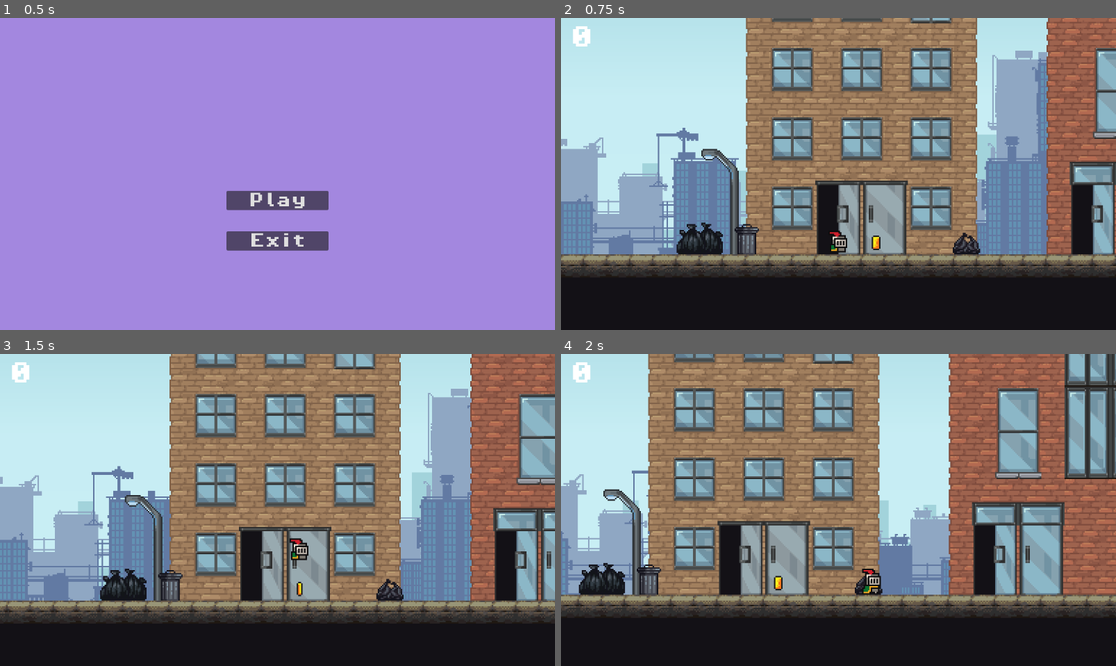
Above: before the commit, frames 1-4 (two rows, left to right).
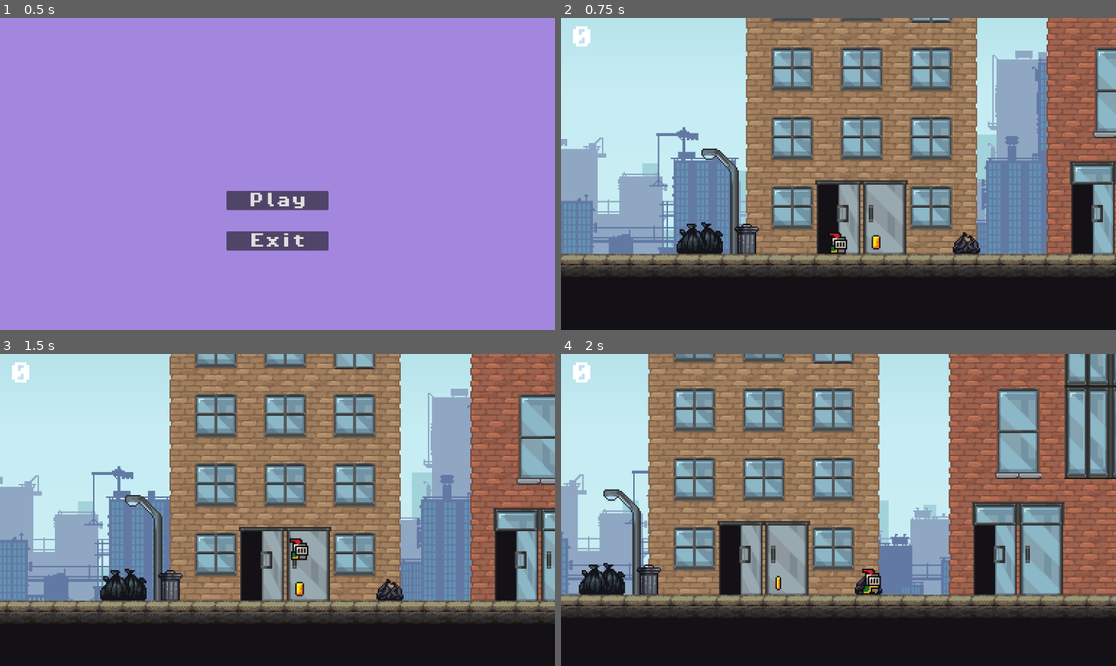
Above: after the commit, the same moments.

Repository: naziae23/brackeys-game-jam-2026
Game: Godot game, scene res://scenes/main.tscn
The game is run twice, just before and just after one commit, with the same random seed, the same clock (stepped at 60 frames per second) and the same inputs. Before the commit the project starts from res://scenes/menus/main_menu.tscn.
Inputs:
- Up to frame 1 (0.5 s): no input
- Up to frame 2 (0.75 s): click "Play" at 0.5 s
- Up to frame 3 (1.5 s): hold D (move_right) from 1.28 s (still down); tap Space (dash) at 1.35 s
- Up to frame 4 (2 s): keep holding D (move_right); tap W (move_up) at 1.52 s

Frame 1 is identical in both runs. In frame 2, 4.5% of the frame differs, in the area x 0-100%, y 0-81%; in frame 3, less than 0.1%; in frame 4, less than 0.1%.

Commit message:
rehauled scene switching

Diff:
--- /dev/null
+++ b/main.gd
@@ -0,0 +1,37 @@
+extends Node
+
+@onready var current_scene = $MainMenu
+
+# Called when the node enters the scene tree for the first time.
+func _ready() -> void:
+	current_scene.scene_changed.connect(handle_scene_changed)
+
+func handle_scene_changed(current_scene_name: String, context: String) -> void:
+	var next_scene
+	print(context)
+	match current_scene_name:
+		"MainMenu":
+			next_scene = load("res://scenes/levels/level_1.tscn")
+		"WinScreen":
+			match context:
+				"Retry":
+					next_scene = load("res://scenes/levels/level_1.tscn")
+				"NextDay":
+					next_scene = load("res://scenes/levels/level_1.tscn")
+				"MainMenu":
+					next_scene = load("res://scenes/menus/main_menu.tscn")
+		"Level_1":
+			next_scene = load("res://scenes/menus/win_screen.tscn")
+		_:
+			return
+
+	var next_scene_instance = next_scene.instantiate()
+	add_child(next_scene_instance)
+	current_scene.queue_free()
+	current_scene = next_scene_instance
+	if current_scene.has_signal("scene_changed"):
+		current_scene.scene_changed.connect(handle_scene_changed)
+
+# Called every frame. 'delta' is the elapsed time since the previous frame.
+func _process(delta: float) -> void:
+	pass
--- a/project.godot
+++ b/project.godot
@@ -11,7 +11,7 @@
 [application]
 
 config/name="brackeys-game-jam-2026"
-run/main_scene="uid://b1wcsssn1np25"
+run/main_scene="uid://bwtq2y5swny22"
 config/features=PackedStringArray("4.6", "Forward Plus")
 <<<<<<<HEADrun/main_scene="uid://dt2c1k33w5wp3"
 
--- a/scenes/game.tscn
+++ b/scenes/levels/level_1.tscn
@@ -1,20 +1,21 @@
 [gd_scene format=3 uid="uid://uj6htxe4wcmk"]
 
-[ext_resource type="Script" uid="uid://cis8xavab7r8" path="res://scripts/game_manager.gd" id="1_gee14"]
-[ext_resource type="PackedScene" uid="uid://d007ki7cbs4mf" path="res://scenes/player.tscn" id="1_uwrxv"]
-[ext_resource type="PackedScene" uid="uid://bngb7q7nsk2f6" path="res://scenes/hud.tscn" id="2_kvpfn"]
-[ext_resource type="Texture2D" uid="uid://dwmcsrsxp4kx7" path="res://assets/GandalfHardcore City Tiles/Building Tiles 32x32.png" id="3_gee14"]
-[ext_resource type="Texture2D" uid="uid://cg1ah6ptyo2dj" path="res://assets/GandalfHardcore City Tiles/Decoration 32x32.png" id="4_0tnpc"]
-[ext_resource type="PackedScene" uid="uid://c3dvbeh2vg01w" path="res://scenes/killzone.tscn" id="5_iywne"]
-[ext_resource type="Texture2D" uid="uid://d2bd0wk0alcwn" path="res://assets/GandalfHardcore City Tiles/GandalfHardcore city tiles 32x32.png" id="5_vtaks"]
-[ext_resource type="Texture2D" uid="uid://b7usdwrfmrr5q" path="res://assets/GandalfHardcore City Tiles/City background sky.png" id="8_kvpfn"]
-[ext_resource type="PackedScene" uid="uid://dox5e8j2gni4j" path="res://scenes/collectable.tscn" id="9_0tnpc"]
-[ext_resource type="Texture2D" uid="uid://bkh7c3551ggjy" path="res://assets/GandalfHardcore City Tiles/City background layer1.png" id="9_dinhu"]
-[ext_resource type="Texture2D" uid="uid://04qdd4w0pimh" path="res://assets/GandalfHardcore City Tiles/City background layer2.png" id="10_kvuet"]
-[ext_resource type="PackedScene" uid="uid://c4sctf2tdbm14" path="res://scenes/winzone.tscn" id="12_kvuet"]
+[ext_resource type="Script" uid="uid://cis8xavab7r8" path="res://scripts/level_manager.gd" id="1_aerfg"]
+[ext_resource type="Script" uid="uid://ddxhbnmfbqnwn" path="res://scripts/level.gd" id="1_nmsli"]
+[ext_resource type="PackedScene" uid="uid://bngb7q7nsk2f6" path="res://scenes/hud.tscn" id="2_nmsli"]
+[ext_resource type="Texture2D" uid="uid://dwmcsrsxp4kx7" path="res://assets/GandalfHardcore City Tiles/Building Tiles 32x32.png" id="3_betor"]
+[ext_resource type="Texture2D" uid="uid://cg1ah6ptyo2dj" path="res://assets/GandalfHardcore City Tiles/Decoration 32x32.png" id="4_vjtdm"]
+[ext_resource type="Texture2D" uid="uid://d2bd0wk0alcwn" path="res://assets/GandalfHardcore City Tiles/GandalfHardcore city tiles 32x32.png" id="5_bgw3c"]
+[ext_resource type="PackedScene" uid="uid://d007ki7cbs4mf" path="res://scenes/player.tscn" id="6_lrvbd"]
+[ext_resource type="Texture2D" uid="uid://b7usdwrfmrr5q" path="res://assets/GandalfHardcore City Tiles/City background sky.png" id="7_oqlok"]
+[ext_resource type="Texture2D" uid="uid://bkh7c3551ggjy" path="res://assets/GandalfHardcore City Tiles/City background layer1.png" id="8_7nvrk"]
+[ext_resource type="Texture2D" uid="uid://04qdd4w0pimh" path="res://assets/GandalfHardcore City Tiles/City background layer2.png" id="9_jkxa6"]
+[ext_resource type="PackedScene" uid="uid://c3dvbeh2vg01w" path="res://scenes/killzone.tscn" id="10_w75he"]
+[ext_resource type="PackedScene" uid="uid://c4sctf2tdbm14" path="res://scenes/winzone.tscn" id="11_udfhf"]
+[ext_resource type="PackedScene" uid="uid://dox5e8j2gni4j" path="res://scenes/collectable.tscn" id="12_i6od7"]
 
 [sub_resource type="TileSetAtlasSource" id="TileSetAtlasSource_kvpfn"]
-texture = ExtResource("3_gee14")
+texture = ExtResource("3_betor")
 30:1/0 = 0
 30:1/0/physics_layer_0/polygon_0/points = PackedVector2Array(-8, 3.7836552, 8, 3.7836552, 8, 8, -8, 8)
 31:1/0 = 0
@@ -1032,13 +1033,14 @@
 [sub_resource type="WorldBoundaryShape2D" id="WorldBoundaryShape2D_p57ef"]
 distance = -346.0
 
-[node name="Game" type="Node2D" unique_id=1923879512]
-
-[node name="GameManager" type="Node" parent="." unique_id=110346765]
+[node name="Level_1" type="Node2D" unique_id=1923879512]
+script = ExtResource("1_nmsli")
+
+[node name="LevelManager" type="Node" parent="." unique_id=110346765]
 unique_name_in_owner = true
-script = ExtResource("1_gee14")
-
-[node name="HUD" parent="." unique_id=274211314 instance=ExtResource("2_kvpfn")]
+script = ExtResource("1_aerfg")
+
+[node name="HUD" parent="." unique_id=274211314 instance=ExtResource("2_nmsli")]
 
 [node name="TileMap" type="TileMap" parent="." unique_id=334168162]
 tile_set = SubResource("TileSet_lbhrr")
@@ -1083,22 +1085,21 @@
 repeat_size = Vector2(1024, 0)
 
 [node name="Sprite2D" type="Sprite2D" parent="Background/Layer2" unique_id=48095820]
-texture = ExtResource("10_kvuet")
+texture = ExtResource("9_jkxa6")
 centered = false
 
-[node name="Killzone" parent="." unique_id=1528917466 instance=ExtResource("5_iywne")]
-visible = false
+[node name="Killzone" parent="." unique_id=1528917466 instance=ExtResource("10_w75he")]
 
 [node name="CollisionShape2D" type="CollisionShape2D" parent="Killzone" unique_id=666397084]
 position = Vector2(-1, -214)
 shape = SubResource("WorldBoundaryShape2D_p57ef")
 
-[node name="Winzone" parent="." unique_id=304842765 instance=ExtResource("12_kvuet")]
-position = Vector2(1584, -49)
+[node name="Winzone" parent="." unique_id=304842765 instance=ExtResource("11_udfhf")]
+position = Vector2(1584, -48)
 
 [node name="Collectables" type="Node" parent="." unique_id=684343821]
 
-[node name="Collectable" parent="Collectables" unique_id=1173135254 instance=ExtResource("9_0tnpc")]
+[node name="Collectable" parent="Collectables" unique_id=1173135254 instance=ExtResource("12_i6od7")]
 position = Vector2(26, 8)
 
 [node name="Platforms" type="Node" parent="." unique_id=1332138895]
--- /dev/null
+++ b/scenes/main.tscn
@@ -0,0 +1,9 @@
+[gd_scene format=3 uid="uid://bwtq2y5swny22"]
+
+[ext_resource type="Script" uid="uid://cugrj4yrownaq" path="res://main.gd" id="1_0wfyh"]
+[ext_resource type="PackedScene" uid="uid://b1wcsssn1np25" path="res://scenes/menus/main_menu.tscn" id="2_0wfyh"]
+
+[node name="Main" type="Node" unique_id=1867795003]
+script = ExtResource("1_0wfyh")
+
+[node name="MainMenu" parent="." unique_id=877895871 instance=ExtResource("2_0wfyh")]
--- a/scenes/menus/win_screen.tscn
+++ b/scenes/menus/win_screen.tscn
@@ -17,7 +17,7 @@
 	pass
 "
 
-[node name="Winscreen" type="Control" unique_id=1440398126]
+[node name="WinScreen" type="Control" unique_id=1440398126]
 custom_minimum_size = Vector2(600, 300)
 layout_mode = 3
 anchors_preset = 15
--- a/scripts/collectable.gd
+++ b/scripts/collectable.gd
@@ -1,9 +1,9 @@
 extends Area2D
 
-@onready var game_manager: Node = %GameManager
+@onready var level_manager: Node = %LevelManager
 @onready var animation_player: AnimationPlayer = $AnimationPlayer
 
 func _on_body_entered(_body: Node2D) -> void:
 	print("+1 point")
-	game_manager.add_point()
+	level_manager.add_point()
 	animation_player.play("pickup")
--- a/scripts/game_manager.gd
+++ /dev/null
@@ -1,15 +0,0 @@
-extends Node
-
-var score = 0
-@onready var score_label: Label = $"../HUD/score"
-
-func add_point():
-	score += 1
-	score_label.text = str(score)
-	print(score)
-
-func win_game():
-	get_tree().change_scene_to_file("res://scenes/menus/win_screen.tscn")
-
-func lose_game():
-	get_tree().reload_current_scene()
--- a/scripts/killzone.gd
+++ b/scripts/killzone.gd
@@ -1,15 +1,14 @@
 extends Area2D
 
 @onready var timer: Timer = $Timer
-@onready var game_manager: Node = %GameManager
+@onready var level_manager: Node = %LevelManager
 
 func _on_body_entered(body: Node2D) -> void:
-	print("You died")
 	Engine.time_scale = 0.5
 	body.get_node("CollisionShape2D").queue_free()
 	body.die()
 	timer.start()
 
 func _on_timer_timeout() -> void:
-	game_manager.lose_game()
+	level_manager.lose_level()
 	Engine.time_scale = 1.0
--- /dev/null
+++ b/scripts/level.gd
@@ -0,0 +1,10 @@
+extends Node2D
+
+signal scene_changed(scene_name, context)
+@onready var current_scene = self
+
+func _ready() -> void:
+	%LevelManager.scene_changed.connect(handle_scene_changed)
+
+func handle_scene_changed(current_scene_name: String, context: String):
+	emit_signal("scene_changed", current_scene_name, context)
--- /dev/null
+++ b/scripts/level_manager.gd
@@ -0,0 +1,18 @@
+extends Node
+
+signal scene_changed(scene_name, context)
+
+@onready var level_name = get_parent().name
+@onready var score_label: Label = $"../HUD/score"
+
+var score = 0
+
+func add_point():
+	score += 1
+	score_label.text = str(score)
+
+func win_level():
+	emit_signal("scene_changed", level_name, "")
+
+func lose_level():
+	get_tree().reload_current_scene()
--- a/scripts/menus/main_menu.gd
+++ b/scripts/menus/main_menu.gd
@@ -1,9 +1,11 @@
 extends Control
 
+signal scene_changed(scene_name, context)
+
+@onready var scene_name = self.name
 
 func _on_play_button_button_up():
-	get_tree().change_scene_to_file("res://scenes/game.tscn")
-
+	emit_signal("scene_changed", scene_name, "")
 
 func _on_exit_button_button_up():
 	get_tree().quit()
--- a/scripts/menus/winscreen.gd
+++ b/scripts/menus/winscreen.gd
@@ -1,10 +1,15 @@
 extends Control
 
+signal scene_changed(scene_name, context)
+
+@onready var scene_name = self.name
+
 func _on_retry_button_up() -> void:
-		get_tree().change_scene_to_file("res://scenes/game.tscn")
+	emit_signal("scene_changed", scene_name, "Retry")
 
 func _on_next_day_button_up() -> void:
-		get_tree().change_scene_to_file("res://scenes/game.tscn")
+	emit_signal("scene_changed", scene_name, "NextDay")
+
 
 func _on_main_menu_button_up() -> void:
-	get_tree().change_scene_to_file("res://scenes/menus/main_menu.tscn")
+	emit_signal("scene_changed", scene_name, "MainMenu")
--- a/scripts/winzone.gd
+++ b/scripts/winzone.gd
@@ -1,13 +1,12 @@
 extends Area2D
 
 @onready var timer: Timer = $Timer
-@onready var game_manager: Node = %GameManager
+@onready var level_manager: Node = %LevelManager
 
 func _on_body_entered(body: Node2D) -> void:
-	print("you win")
 	Engine.time_scale = 0.5
 	timer.start()
 
 func _on_timer_timeout() -> void:
-	game_manager.win_game()
+	level_manager.win_level()
 	Engine.time_scale = 1.0
Not shown, added: main.gd.uid
Not shown: 6 places in scenes/levels/level_1.tscn that only renumber resources
Not shown, added: scripts/level.gd.uid
Renamed: scripts/game_manager.gd.uid -> scripts/level_manager.gd.uid
